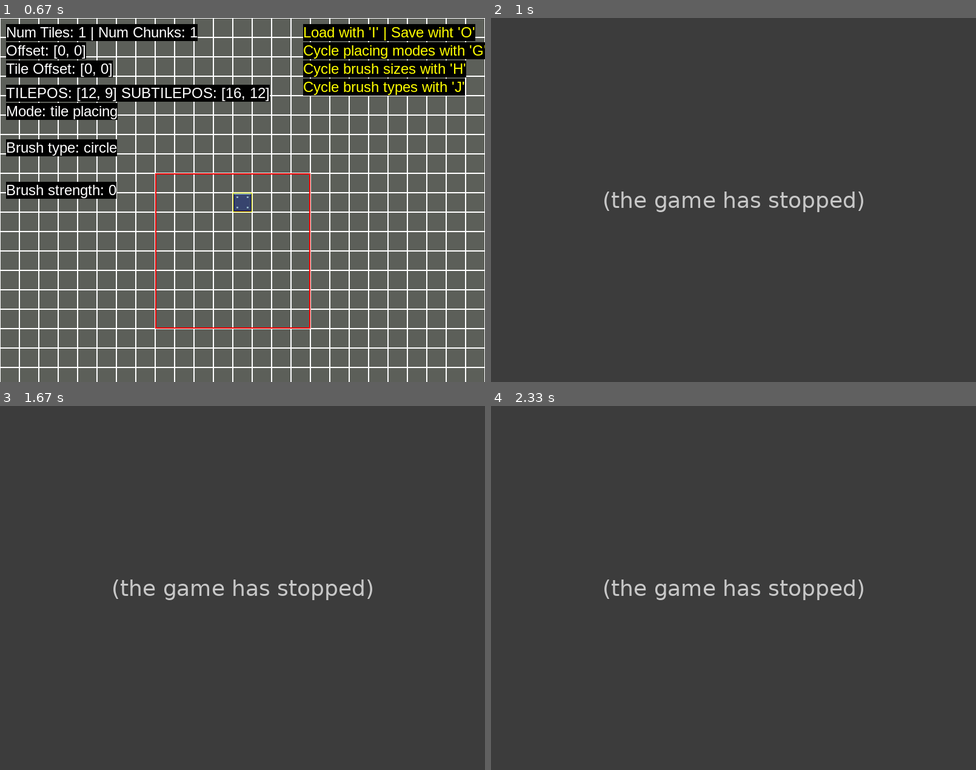
Above: before the commit, frames 1-4 (two rows, left to right).
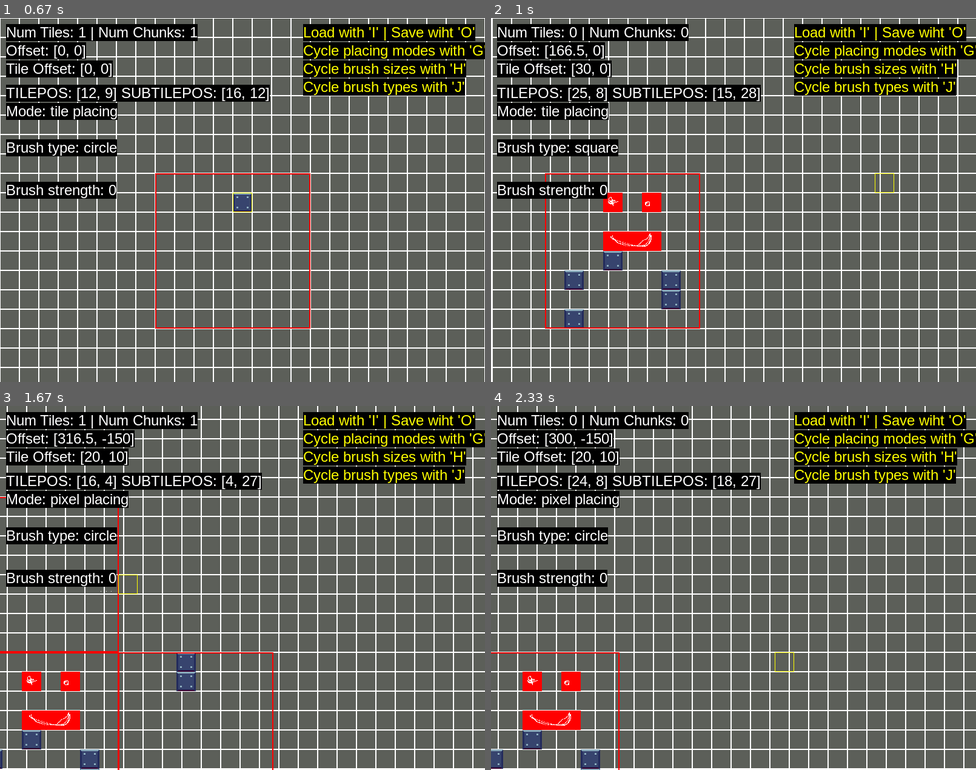
Above: after the commit, the same moments.

Repository: tea-enjoyer11/PlatformerGame0
Game: pygame game, started from leveleditor.py
Same seed, same stepped clock (60 frames per second), same inputs: the game is played once before the commit and once after it.
Inputs (mouse positions are in pixels of both pictures, inside the frame that each line leads up to):
- Up to frame 1 (0.67 s): click (242, 200) at 0.38 s
- Up to frame 2 (1 s): hold D from 0.67 s (still down); tap J at 0.73 s; click (888, 189) at 0.75 s; tap I at 0.82 s
- Up to frame 3 (1.67 s): tap J at 1.03, 1.23, 1.57 s; release D at 1.13 s; hold W 1.17-1.47 s; click (242, 609) at 1.25 s; tap G at 1.32 s; hold D from 1.5 s (still down); click (126, 591) at 1.58 s
- Up to frame 4 (2.33 s): tap J at 1.87, 2.07 s; release D at 1.97 s; hold A from 2 s (still down); click (782, 668) at 2.08 s; tap I at 2.15 s

Frame 1 is identical in both runs. In frame 2, 100% of the frame differs, in the area x 0-100%, y 0-100%; in frame 3, 100%; in frame 4, 100%.
Error before the commit: TypeError: Source objects must be a Surface (tiles.py line 689); the game stopped at 0.82 s (later frames are placeholders)

Commit message:
temporary fix

Diff:
--- a/Scripts/tiles.py
+++ b/Scripts/tiles.py
@@ -194,7 +194,7 @@
         self._pre_renderd_surf: Surface = None
         self._pre_renderd_surf_size: Vector2 = None
         self.pre_render_offset = Vector2(0)
-        self._last_pre_render_data = None
+        self._last_pre_render_data = ...  # sollte unterschiedlich zu "_pre_render_data" sein
         self._pre_render_data = None
 
     def copy(self) -> "Chunk":
@@ -405,8 +405,8 @@
         return [on_top_edge, on_right_edge, on_bottom_edge, on_left_edge]
 
     def pre_render(self):
-        if not self.pre_render_needed():
-            return
+        # if not self.pre_render_needed():
+        #     return
 
         l = []
         global_tile_offset = Vector2(0)
@@ -540,12 +540,12 @@
         # reinpackt und erst entfernt, wenn diese Funktion durch diese Liste durchgegangen ist.
 
         # New approach
-        while not self._pre_render_queue.empty():
-            c = self._pre_render_queue.get()
-            c.pre_render()
+        # while not self._pre_render_queue.empty():
+        #     c = self._pre_render_queue.get()
+        #     c.pre_render()
 
         # Old approach
-        # [c.pre_render() for c in self._chunks.values()]  # if c.pre_render_needed()]
+        [c.pre_render() for c in self._chunks.values()]  # if c.pre_render_needed()]
 
     def remove(self, pos: Vector2) -> None:
         related_chunk_pos = (pos.x // self.chunk_size[0], pos.y // self.chunk_size[1])
